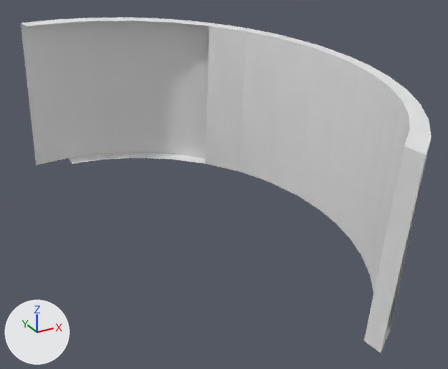
Two versions of the OBJ model DarkChaos-Dev/gameitems/Primitive.LM_L_LShip_Parts.obj, one commit apart.
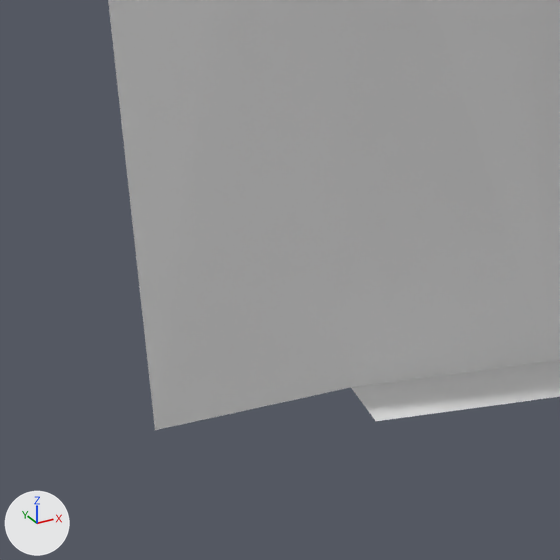
There are two pictures of each version: one whole from a 50 mm camera at (-446.4, -64.6, -65.3) aimed at (-410.2, 1.1, -98.1), one close up on the part from 2% to 23% of the width and 26% to 51% of the height. The lights are fixed; the arrows at lower left show +X, +Y and +Z. Where no turn or scale is listed for an object, it has been applied to the vertices. Vertices at the same position are counted once.

Names of what the first close-up shows: 'LM_L_LShip_Parts'.
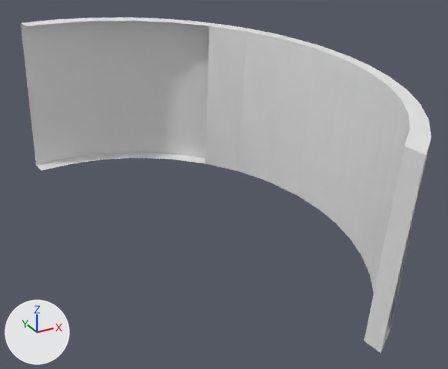
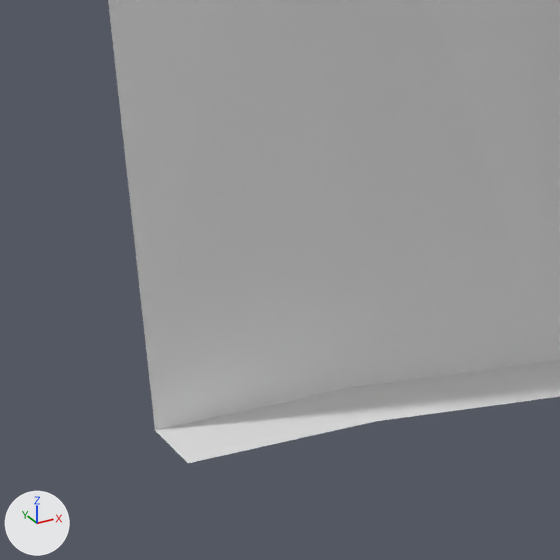
The change, as a list of edits to the scene's bpy script:
```text
Change me_lm_l_lship_parts:
    where me_lm_l_lship_parts.from_pydata(...)  # 75 vertices, 133 faces; spans x -427.7..-391.9, y -28.2..33.9, z -108.1..-80.2
    used by ob_lm_l_lship_parts; location = (0.0, 0.0, 0.0)
    verts and faces of me_lm_l_lship_parts; kept vertices keep their numbers, new ones are numbered from 75
    before: 22 (-427.7, 33.3, -103.3) at pixel (155, 430), 28 (-422.2, 33.9, -103.3) at pixel (350, 387), 40 (-422.2, 31.5, -103.5) at pixel (375, 421)
    me_lm_l_lship_parts part 1
    add verts[75] = (-427.4, 31.0, -103.5)  # pixel (188, 463)
    add faces += [(22, 28, 40), (22, 40, 75)]
```

Changed parts and their boxes (x1, y1, x2, y2) in the close-ups (560 x 560 px):
'LM_L_LShip_Parts', reshaped: before (108, 0, 560, 430); after (108, 0, 560, 463)
part 1 of me_lm_l_lship_parts, added: after (155, 388, 375, 463)
